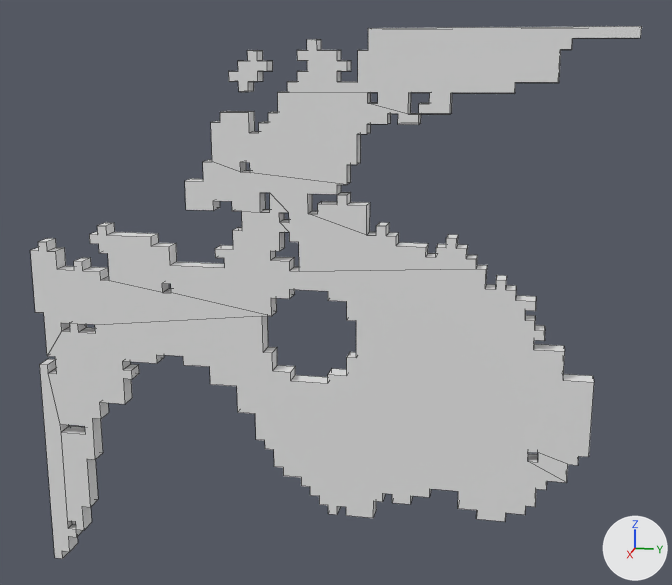
Before and after pictures for a commit that changed the FBX model Assets/Mafas/All_Nexus/Teabag_Nexus/Teabag_mesh/Teabag_Base05_Glow1.fbx.
Rendered twice from a camera (50 mm lens) standing at (9.22, 2.11, 2.77) and looking at (-0.13, 0.24, 0.43). Every picture has the same lights, and +X, +Y and +Z are marked at lower right. Mesh edges are drawn as thin lines. Vertices at the same position are counted once.

Names of what the first picture shows: 'Teabag_Base05_Glow1'.
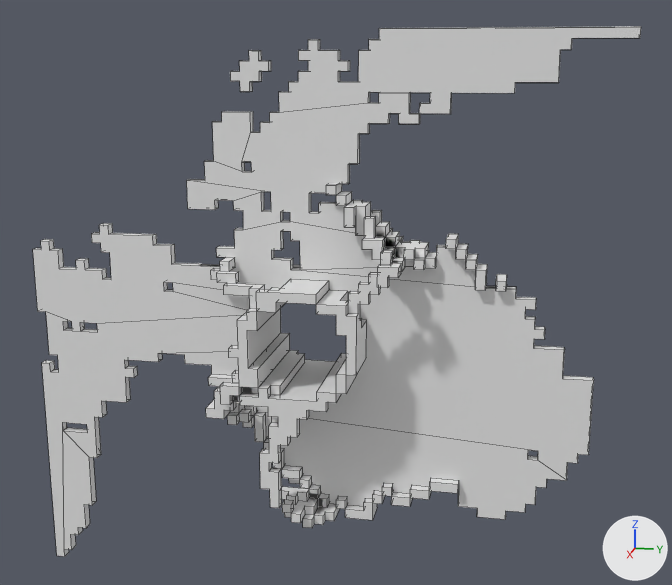
Edits to the bpy script that builds the scene:
```text
Change me_objobject_042:
    used by ob_teabag_base05_glow1; location = (0.0, 0.0, 0.0); rotation_euler = (-3.142, 0.0, 0.0), in degrees (-180, 0, 0); scale = (0.01, 0.01, 0.01)
    remove me_objobject_042.from_pydata(...)  # 647 vertices, 346 faces; spans x -10.0..10.0, y -310.0..310.0, z -310.0..290.0
    add me_objobject_042.from_pydata(...)  # 1610 vertices, 1095 faces; spans x -65.0..65.0, y -290.0..310.0, z -310.0..310.0
    me_objobject_042 part 1: the loose piece of 32 vertices spanning x -10.0..10.0, y 40.0..80.0, z -290.0..-250.0 is multiplied about the mesh origin by the matrix ((0.5, 0.0, 0.0), (0.0, 0.0, -1.0), (0.0, 1.0, 0.0))
    me_objobject_042 part 2: the loose piece of 615 vertices spanning x -10.0..10.0, y -310.0..310.0, z -310.0..290.0 is rebuilt with 1578 vertices and now spans x -65.0..65.0, y -290.0..310.0, z -310.0..310.0
Change ob_teabag_base05_glow1:
    ob_teabag_base05_glow1.rotation_euler: (-3.142, 0.0, 0.0) -> (1.571, 0.0, 0.0)  # degrees (-180, 0, 0) -> degrees (90, 0, 0)
```

Pixel boxes (x1, y1, x2, y2) of what changed, in the pictures (672 x 585 px; the box of a moved part takes in the faces that stretch with it):
'Teabag_Base05_Glow1', reshaped, turned
    before: (30, 26, 642, 559)
    after: (33, 26, 641, 557)
part 1 of me_objobject_042, moved or reshaped
    before: (229, 50, 273, 92)
    after: (230, 50, 271, 92)
part 2 of me_objobject_042, rebuilt
    before: (30, 26, 642, 559)
    after: (33, 26, 641, 557)
